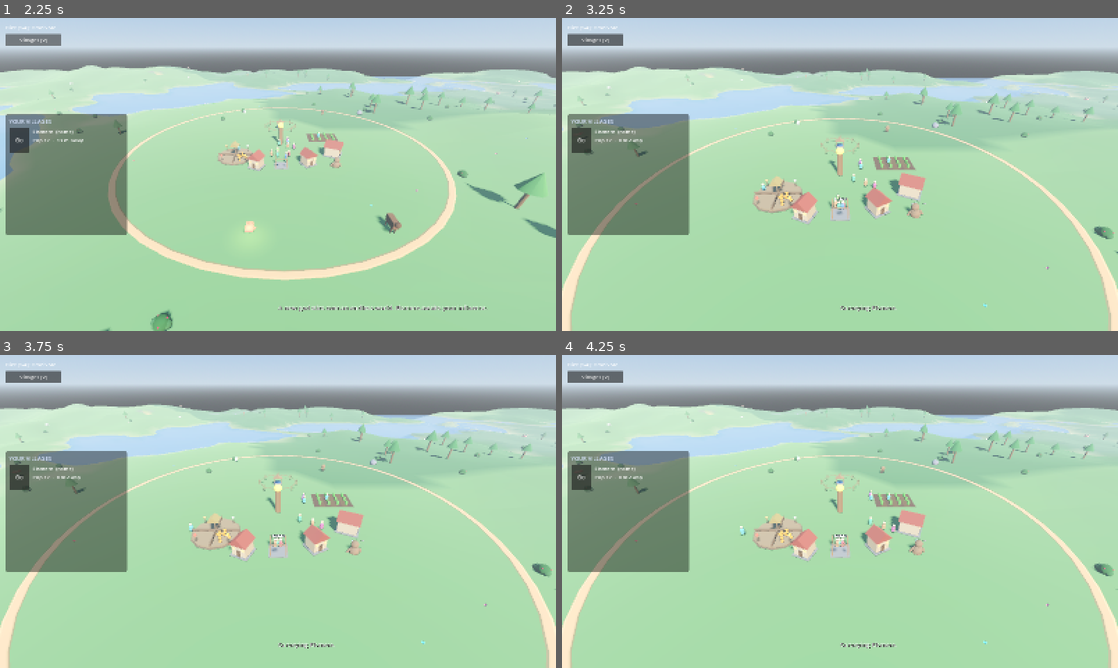
Above: before the commit, frames 1-4 (two rows, left to right).
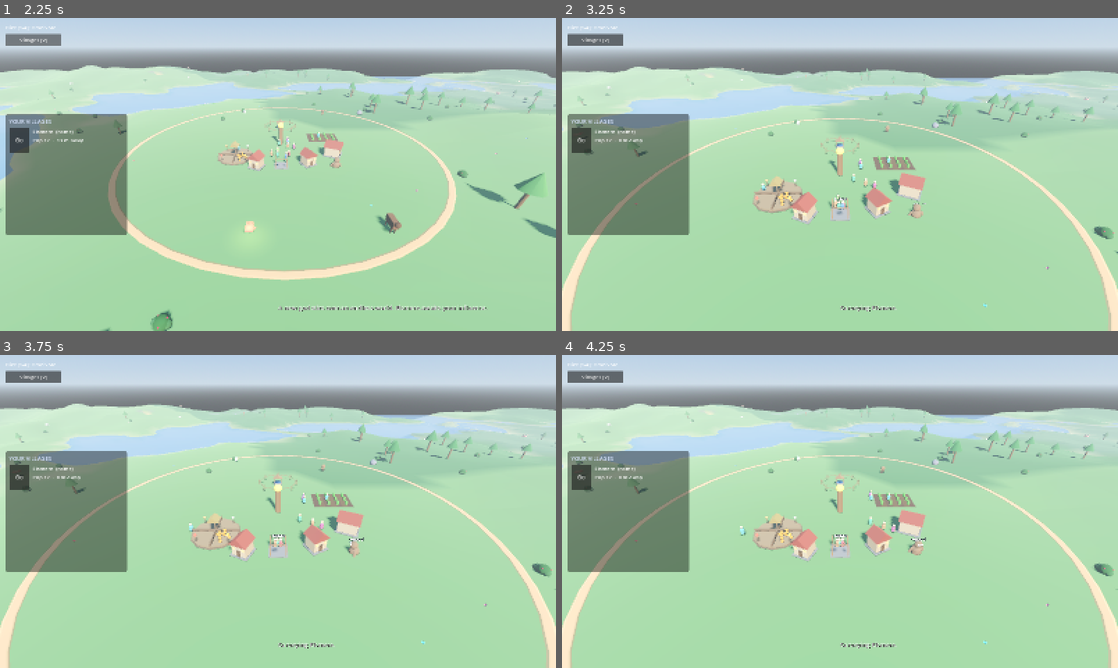
Above: after the commit, the same moments.

Repository: tjloman/tjloman
Game: Godot game, scene res://scenes/main.tscn
Same seed, same stepped clock (60 frames per second), same inputs: the game is played once before the commit and once after it.
Inputs (mouse positions are in pixels of both pictures, inside the frame that each line leads up to):
- Up to frame 1 (2.25 s): move the mouse to (400, 158) at 0.52 s; hold Right 0.53-1.25 s; hold S (cam_back) 0.53-1.25 s; click (400, 158) at 0.67 s; drag from (166, 190) to (250, 237) at 1.27 s; click "Villages [V]" at 2 s
- Up to frame 2 (3.25 s): click "Go" at 2.75 s
- Up to frame 3 (3.75 s): click "Go" at 3.5 s
- Up to frame 4 (4.25 s): no input

Frame 1 is identical in both runs. In frame 2, less than 0.1% of the frame differs, in the area x 61-65%, y 58-64%; in frame 3, less than 0.1%, in the area x 62-66%, y 58-65%; in frame 4, less than 0.1%.

Commit message:
Fix creature wedging in groves (and the physics lag it caused)
The creature steered around trees as if its radius were a fixed 0.6, but
its collider is 0.6 * scale and scale runs up to 4.2 — so a grown beast
barely swerved and rammed straight into groves, then ground a huge
capsule against the static tree colliders for up to STUCK_SECONDS (30s).
That contact-solve spam is the frame-rate lag.

- NavField.steer now gets the creature's ACTUAL avoid radius
  (0.6 * scale.x + 0.4), so it routes wide around groves.
- Anti-wedge in _move_toward: if it's on a wall and barely advancing, it
  relaxes its drive after ~0.35s (stops shoving the trunk — kills the
  jank and the physics lag), and a new watchdog re-decides the target
  after 1.4s instead of grinding until STUCK_SECONDS.

Co-Authored-By: Claude Opus 4.8 <noreply@anthropic.com>
Claude-Session: https://claude.ai/code/session_01NqBKfyc5c6bViy6kUi2S7P

Diff:
--- a/scripts/creature/creature.gd
+++ b/scripts/creature/creature.gd
@@ -106,6 +106,7 @@
 var _shown_align := 999.0                  # last applied alignment (throttle)
 var _expression := "neutral"
 var _expr_time := 0.0
+var _wedge_time := 0.0             # seconds shoving forward without advancing
 
 
 func _ready() -> void:
@@ -314,6 +315,12 @@
 	if _state_time > STUCK_SECONDS and state != State.SLEEPING:
 		_state_time = 0.0
 		_decide()
+	# Wedged against a grove for more than a beat: give up this target now
+	# rather than grinding a huge collider into the trunks (jank AND physics
+	# lag) until STUCK_SECONDS finally trips.
+	if _wedge_time > 1.4 and state != State.SLEEPING:
+		_wedge_time = 0.0
+		_decide()
 	# Fell out of the world (chunk streamed away) or buried in a hillside
 	# (bad spawn, collision hiccup)? Pop back to the surface.
 	if global_position.y < -12.0 or fmod(_state_time, 3.0) < delta:
@@ -1373,21 +1380,35 @@
 	to_target.y = 0
 	if to_target.length() < 1.0:
 		_apply_gravity_only(delta)
+		_wedge_time = 0.0
 		return true
 	var dir := to_target.normalized()
-	# Steer around trees and rocks (not the one it's heading for). A modest
-	# radius so a giant creature glides past groves without over-swerving.
-	dir = NavField.steer(global_position, dir, 0.6, target)
+	# Steer around trees and rocks (not the one it's heading for). The avoid
+	# radius tracks the creature's ACTUAL size (its collider is 0.6 * scale) so
+	# a grown beast swerves wide around groves instead of ramming the trunks.
+	dir = NavField.steer(global_position, dir, 0.6 * scale.x + 0.4, target)
 	# The creature WADES: water is passable but slow — half speed with
 	# its legs in the lake. (A future miracle will let it walk ON water.)
 	if not walks_on_water:
 		var world := get_tree().get_first_node_in_group("world_gen") as WorldGen
 		if world != null and world.is_underwater(global_position.x, global_position.z):
 			speed *= 0.5
+	var before := global_position
 	velocity.x = dir.x * speed
 	velocity.z = dir.z * speed
 	velocity.y -= GRAVITY * delta
 	move_and_slide()
+	# Wedged? If it's pushing but barely advancing, RELAX the drive so a
+	# giant collider stops grinding into the trunks (the source of the jank
+	# and the physics-contact lag); the watchdog re-decides shortly after.
+	var advanced := Vector2(global_position.x - before.x, global_position.z - before.z).length()
+	if is_on_wall() and advanced < speed * delta * 0.3:
+		_wedge_time += delta
+		if _wedge_time > 0.35:
+			velocity.x = 0.0  # stop shoving the trunk (kills the jank and lag)
+			velocity.z = 0.0
+	else:
+		_wedge_time = 0.0
 	# Body faces +Z; look_at aims -Z. Look away from travel to face it.
 	look_at(global_position - Vector3(dir.x, 0, dir.z), Vector3.UP)
 	_walk_phase += delta * 9.0
